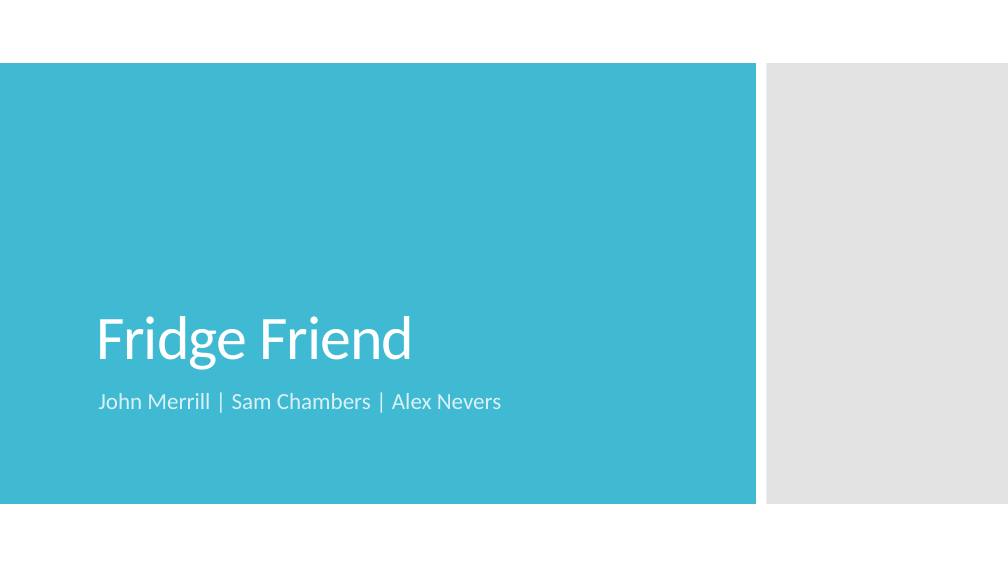
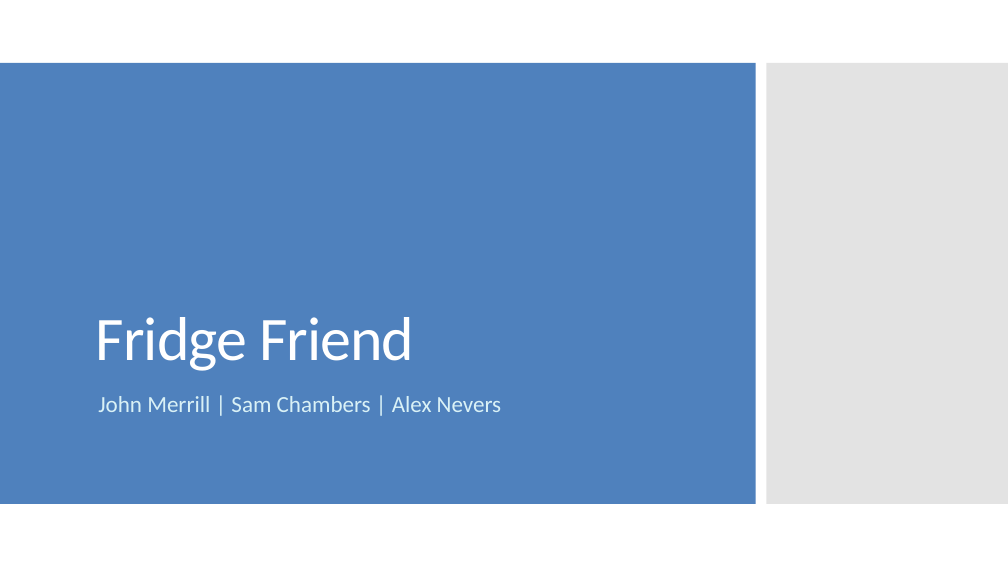
Before and after one commit to uml-app1-2016/Fridge-Friend, a slide deck: slide 1 of Fridge Friend.pptx. Drawn at 1008x567 pixels with LibreOffice and Linux fonts; fonts in the diff are those of the drawing. Boxes give left, top, right and bottom in pixels: in the first picture for what was removed or moved away, otherwise in the second. Text is boxed around its words. In the diff, an @@ line names an element or a change of style, - is before the commit and + after.

Commit message:
John's section for powerpoint

```diff
--- a/Fridge Friend.pptx
+++ b/Fridge Friend.pptx
@@ rectangle at (0,63,756,504): fill #40BAD2 to #4F81BD @@
@@ text "Fridge Friend" at (96,317,414,371): line spacing 0.9 to 1 @@
@@ text "John Merrill | Sam Chambers ..." at (98,396,502,412): line spacing 0.9 to 1; less space between paragraphs @@
```
Also in this commit, not shown: 6 other slides changed.
